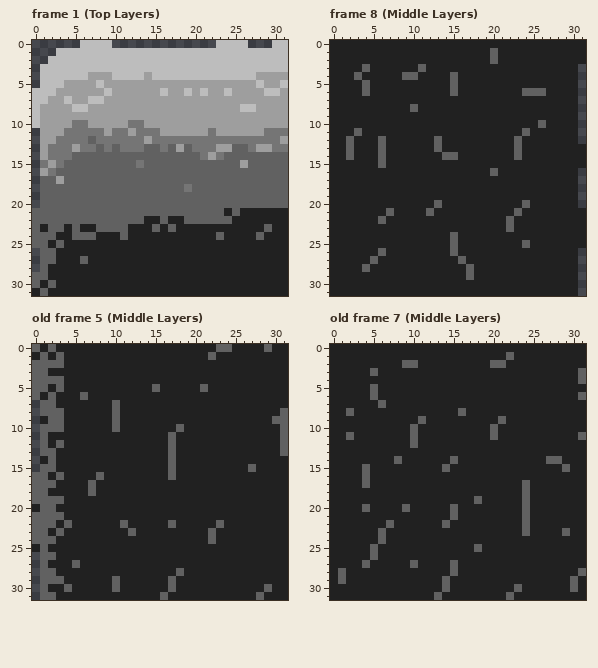
Pixel-art file -- dots/Aseprite drawings/TileSheet.aseprite. The picture above is the old version.
32x32 pixels, 8 frames. Shown: frame 1 (Top Layers), frame 8 (Middle Layers), old frame 5 (Middle Layers), old frame 7 (Middle Layers). The commit also changed other frames, which this record leaves out.
And afterwards:
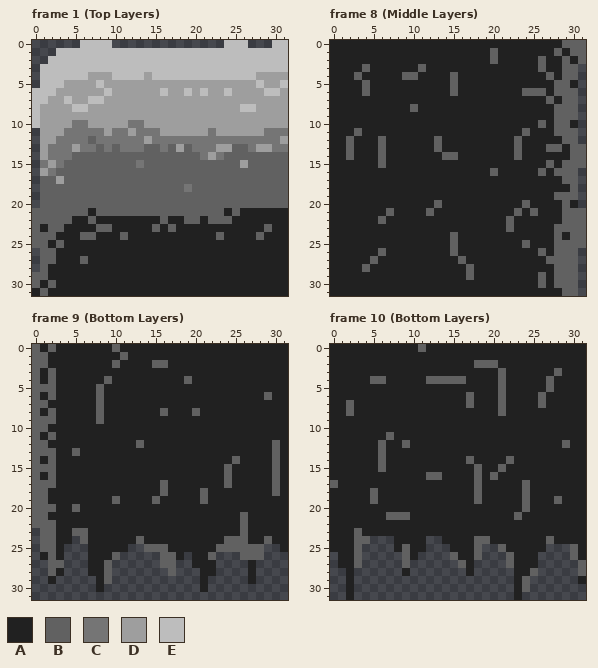
Palette (. is transparent): A #212121  B #616161  C #757575  D #9e9e9e  E #bdbdbd
A new or re-ordered frame is compared with the old frame closest to it.
The exact change:
frames 8 -> 12
Changed rows in their new state; - is an unchanged pixel.
Frame 1 (Top Layers):
first column x 23:
 0 .
first column x 5:
21 --A--------------
22 AA-AAAAAA-------A
23 A----AA----------
24 A----------------
Frame 8 (Middle Layers):
first column x 25:
 0 ----BBB
 1 ---B-BB
 2 -B--B-B
 3 -B--BB-
 4 --B-BB-
 5 ---BB--
 6 ---BBB-
 7 --B-BB-
 8 ---BBB-
 9 ---BBB-
10 ---BB--
11 ---BBB-
12 ----BB-
13 --BB-BB
14 -----BB
15 --B-BBB
16 -B-BBB-
17 ----BB-
18 -----B-
19 ---BBB-
20 ----B--
21 B---BBB
22 ----BBB
23 ---BBBB
24 ---B-BB
25 ---BBBB
26 -B-BBB-
27 --BBBB-
28 ---BBB-
29 -B-BBB-
30 -B-BBB-
31 ----BB-
Frame 9 (Bottom Layers) is new; against old frame 5 (Middle Layers):
first column x 0:
 0 ----------B------------AA----A--
 1 B--A-------B----------A---------
 2 --AA------B----BB---------------
 3 -AB-----------------------------
 4 -A-A-----B---------B------------
 5 --BA----B------A-----A----------
 6 ------A-B--------------------B--
 7 B-A-----B-A---------------------
 8 BA-A----B-A-----B---B----------A
 9 BB-A----B-A-------------------AA
10 B-AA------A-------A------------A
11 BAB--------------A-------------A
12 B--A---------B---A------------BA
13 B----B-----------A------------BA
14 B----------------A-------B----B-
15 B----------------A------B--A--B-
16 -ABA----A--------A------B-----B-
17 -------A--------B-------B-----B-
18 -------A--------B----B--------B-
19 --AA------B----B-----B----------
20 B----B--------------------------
21 --AA----------------------B-----
22 ----A------A-----A-----A--B-----
23 .-BA-BB-----A---------A---B-----
24 .----.B------B--------A-BBB--B--
25 .-B-...-----..BBB------BBBBBB..-
26 -A--...---B.....BB-.--B...BBB...
27 -.BB...--B......BB..---....-....
28 -.--...--B.......B...--....-....
29 -.A.....-B...........-.....-....
30 -.......-............-..........
31 -...............................
Frame 10 (Bottom Layers) is new; against old frame 7 (Middle Layers):
first column x 0:
 0 -----------B--------------------
 1 ----------------------A---------
 2 ---------AA-------BB-A----------
 3 -----A---------------B------B--A
 4 -----BB-----BBBBB----B-----B---A
 5 -----A---------------B-----B----
 6 -----A-----------B---B----B----A
 7 --B---A----------B---B----B-----
 8 ----------------A----B----------
 9 -----------A---------A----------
10 ----------A---------A-----------
11 --A----B--A---------A----------A
12 ------B--BA------------------B--
13 ------B-------------------------
14 ------B-A------A-B----B----AA---
15 ----A-B-------A---B--B-------A--
16 ----A-------BB----B-B-----------
17 B---A-------------B-------------
18 -----B------------B-------------
19 -----B----------------------B---
20 ----A----A-----A----------------
21 -------BBB-----A-------BA-------
22 -------A------A---------A-------
23 ---B--A-----------------A----A--
24 ---BB...----..----BB-------B----
25 ---B....-B--...----..B-----...B-
26 .--B.....B-....B--B...B---....B-
27 .--B.....B......B-....B---.....B
28 ..-......-.......-.....--B.....-
29 ..-....................-B......-
30 ..-....................AB.......
31 ..-....................-........
Boxes around the changes in both pictures, in picture pixels (x1, y1, x2, y2):
erased: (216, 40, 224, 48)
changed: (72, 208, 144, 240)
changed: (200, 216, 208, 224)
changed: (530, 40, 586, 296)
changed: (32, 344, 288, 600)
changed: (330, 344, 586, 600)
